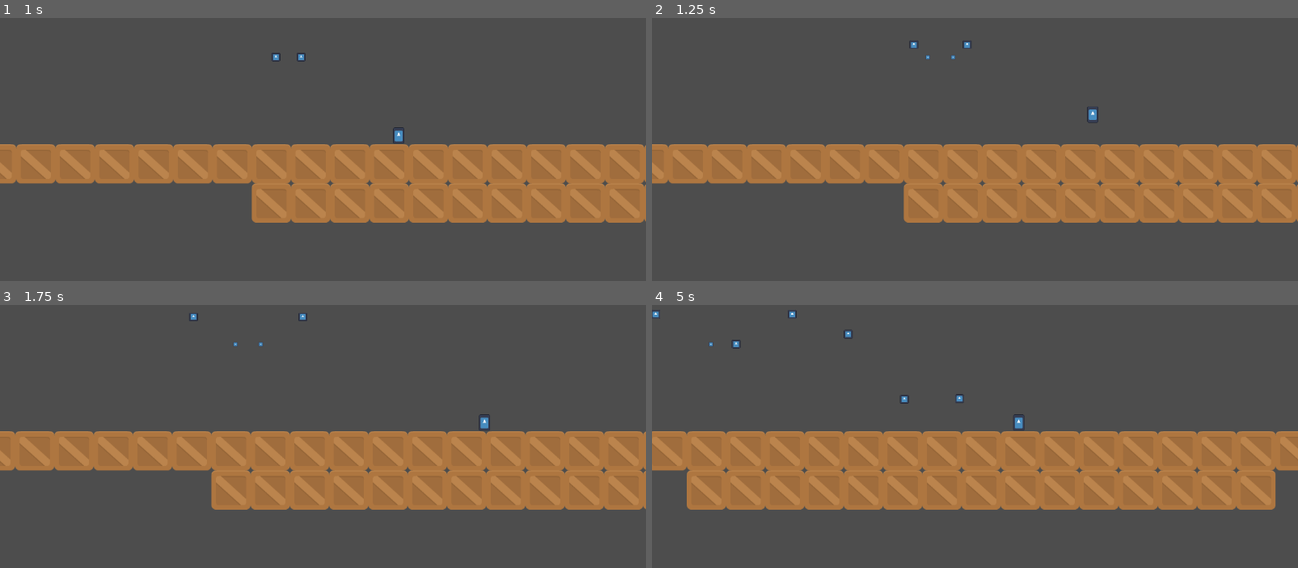
Above: before the commit, frames 1-4 (two rows, left to right).
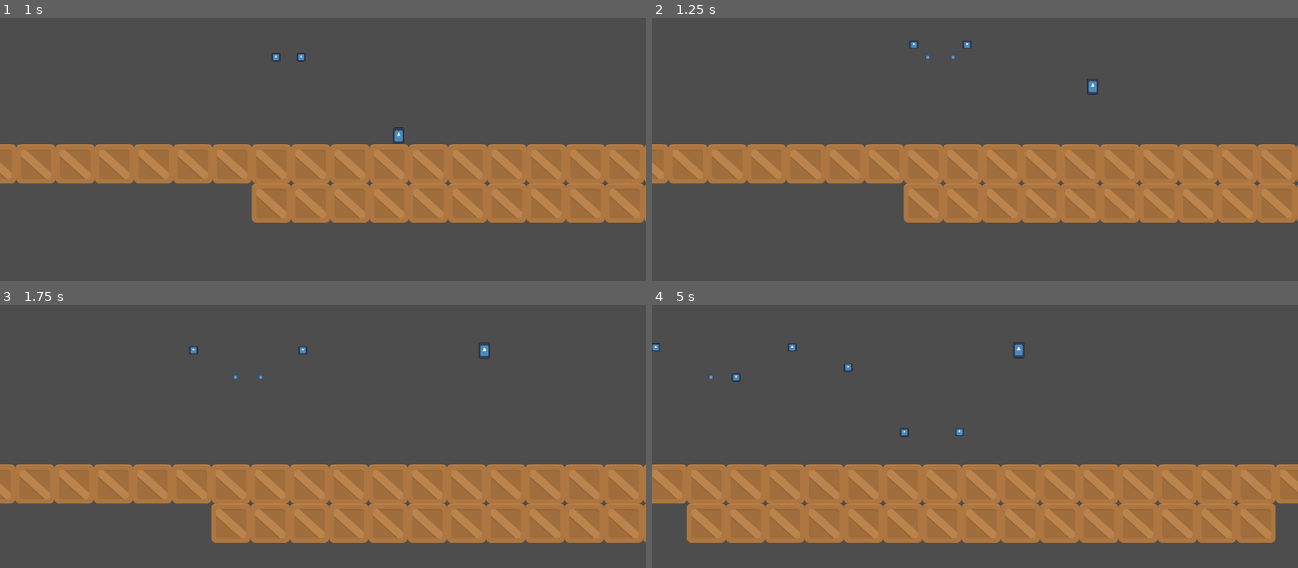
Above: after the commit, the same moments.

Repository: ManuelOteroFernandez/GGJ25
Game: Godot game, scene res://Enviroment/Game.tscn
The game is run twice, just before and just after one commit, with the same random seed, the same clock (stepped at 60 frames per second) and the same inputs. The engine's default icon, where the game draws it, is replaced by a stand-in: a white triangle on a blue panel in a dark square.
Inputs:
- Up to frame 1 (1 s): tap Enter (ui_accept) at 0.5, 0.6, 0.77 s; hold Right (ui_right) from 0.53 s (still down)
- Up to frame 2 (1.25 s): keep holding Right (ui_right); tap Enter (ui_accept) at 1.07 s
- Up to frame 3 (1.75 s): keep holding Right (ui_right); tap Enter (ui_accept) at 1.35, 1.52 s
- Up to frame 4 (5 s): tap Enter (ui_accept) at 1.82, 2.1, 2.85, 3.02, 3.32, 3.6, 3.77, 4.07, 4.35, 4.52, 4.82 s; release Right (ui_right) at 2.03 s; hold Left (ui_left) 2.03-2.78 s; hold Right (ui_right) 2.78-4.28 s; hold Left (ui_left) from 4.28 s (still down)

Frame 1 is identical in both runs. In frame 2, 0.1% of the frame differs, in the area x 67-70%, y 23-40%; in frame 3, 28%; in frame 4, 29%, in the area x 0-100%, y 1-91%.

Commit message:
Colision con muro

Diff:
--- a/Character/character.gd
+++ b/Character/character.gd
@@ -3,7 +3,7 @@
 enum MOVE_SET { NORMAL, BURBUJA }
 
 const SPEED = 300.0
-const JUMP_VELOCITY = -300.0
+const JUMP_VELOCITY = -600.0
 const JUMP_WALL_VELOCITY = Vector2(JUMP_VELOCITY,0)
 const GRAVITY_WALL = Vector2(0,200)
 
@@ -25,10 +25,15 @@
 
 	for i in get_slide_collision_count():
 		var collision = get_slide_collision(i)
-		print(collision.get_collider().name)
-		if (collision.get_collider() as Node).is_in_group("Bubbles"):
+		var node_collision = (collision.get_collider() as Node)
+		if node_collision.is_in_group("Bubbles"):
 			set_move_mode(MOVE_SET.BURBUJA)
-			print("bubble")
+
+		if node_collision.is_in_group("Enemigo"):
+			pass #Muerte
+
+		if node_collision.is_in_group("Muro"):
+			set_move_mode(MOVE_SET.NORMAL)
 
 func set_move_mode(new_mode:MOVE_SET):
 	move_mode = new_mode
@@ -41,10 +46,7 @@
 	else:
 		velocity.x = move_toward(velocity.x, 0, SPEED_BUBBLE)
 
-	var directionY := Input.get_axis("ui_up", "ui_down")
-	if directionY:
-		velocity.y = directionY * SPEED_BUBBLE
-	else:
+	if Input.is_action_pressed("ui_down"):
 		velocity.y = move_toward(velocity.x, 0, SPEED_BUBBLE)
 
 	velocity.y += GRAVITY_BUBBLE * delta
@@ -60,10 +62,11 @@
 		if Input.is_action_pressed("ui_left"):
 			exit = Vector2(1,0)
 
-		is_jumping = true
-		$JumpTimer.start()
-		velocity = exit * JUMP_VELOCITY
-		set_move_mode(MOVE_SET.NORMAL)
+		if exit != Vector2(0,0):
+			is_jumping = true
+			$JumpTimer.start()
+			velocity = exit * JUMP_VELOCITY
+			set_move_mode(MOVE_SET.NORMAL)
 
 
 func _move_on_ground(delta:float) -> void:
--- a/project.godot
+++ b/project.godot
@@ -22,6 +22,7 @@
 [global_group]
 
 Player=""
+Muro=""
 
 [rendering]
 
